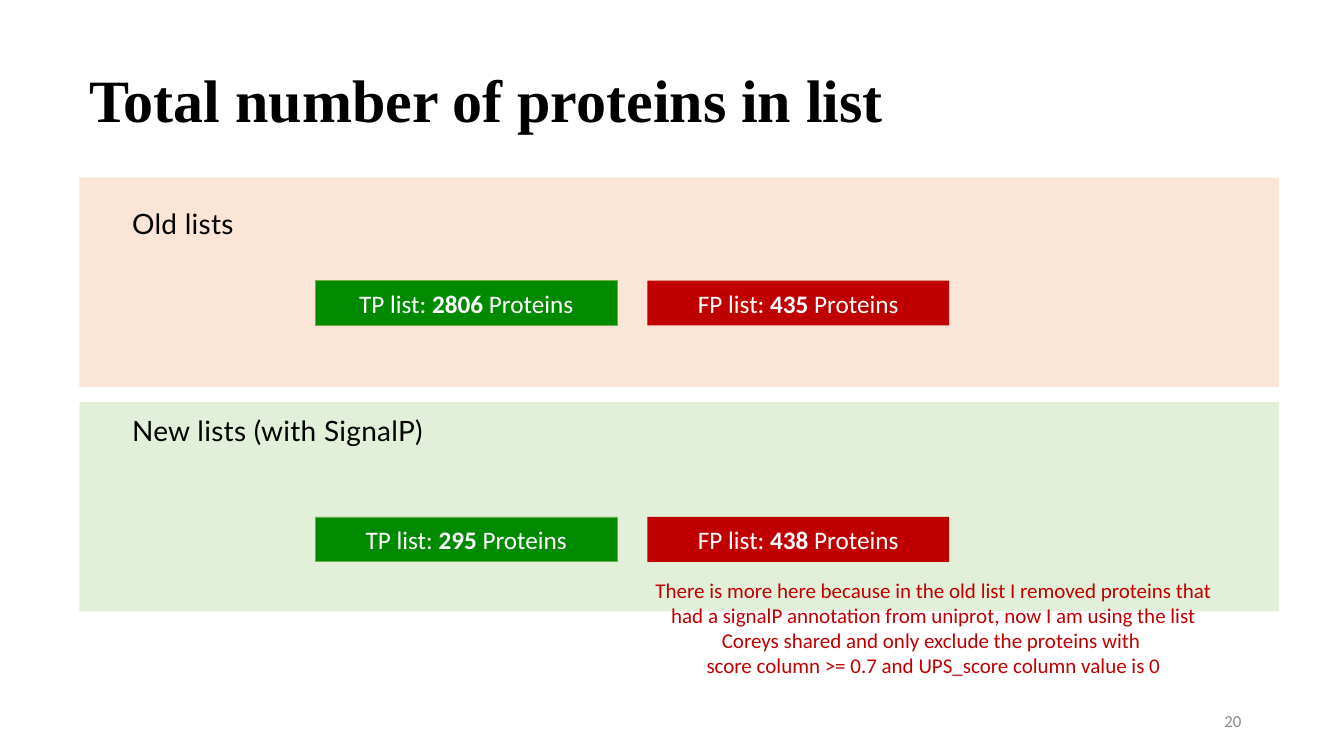
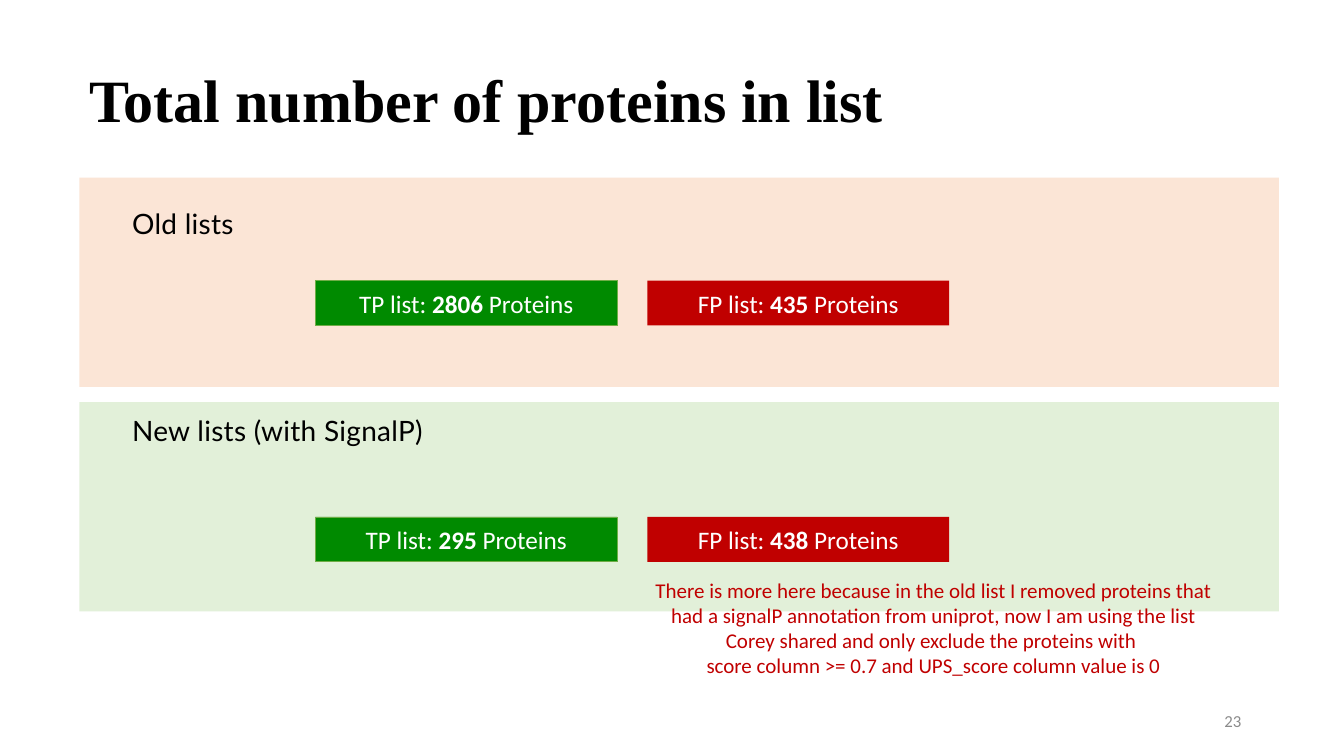
Before and after one commit to vinogradova-lab/cell-type-specific-proximity-labeling, a slide deck: slide 24 of docs/update_041223.pptx (slide 21 before the commit). Drawn at 1344x756 pixels with LibreOffice and Linux fonts; fonts in the diff are those of the drawing. Boxes give left, top, right and bottom in pixels: in the first picture for what was removed or moved away, otherwise in the second. Text is boxed around its words. In the diff, an @@ line names an element or a change of style, - is before the commit and + after.

```diff
--- a/docs/update_041223.pptx
+++ b/docs/update_041223.pptx
@@ text at (655, 583, 1211, 652): text changed @@
-There is more here because in the old list I removed proteins that had a signalP annotation from uniprot, now I am using the list Coreys shared and only exclude the proteins with
+There is more here because in the old list I removed proteins that had a signalP annotation from uniprot, now I am using the list Corey shared and only exclude the proteins with
@@ page number at (1224, 716, 1241, 727): text changed @@
-20
+23
```
Also in this commit, not shown: 17 other slides changed, 5 slides added.
